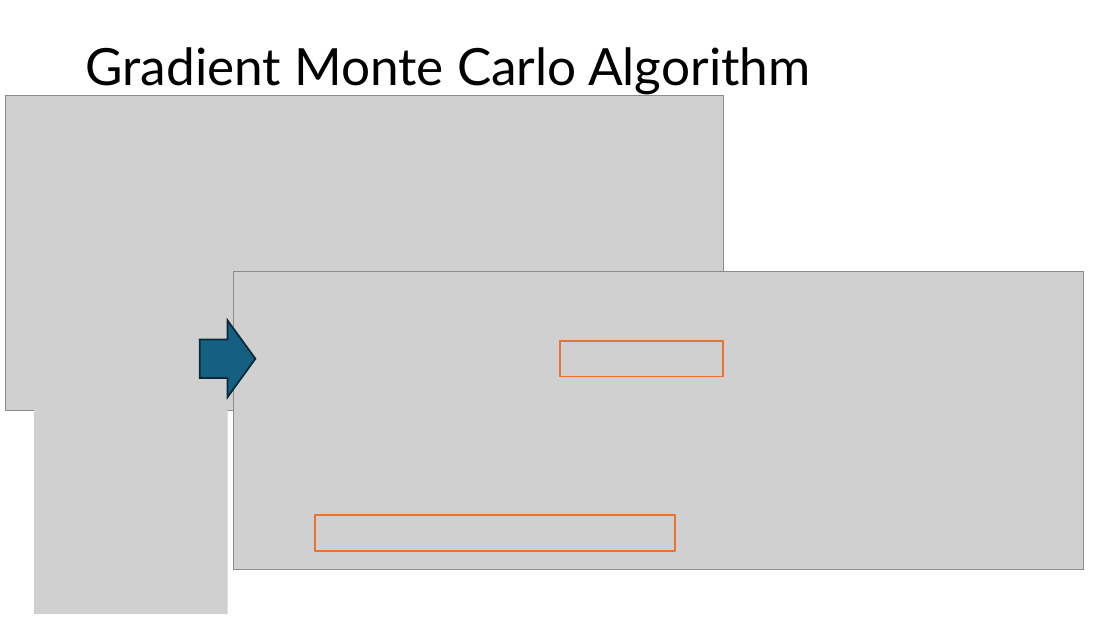
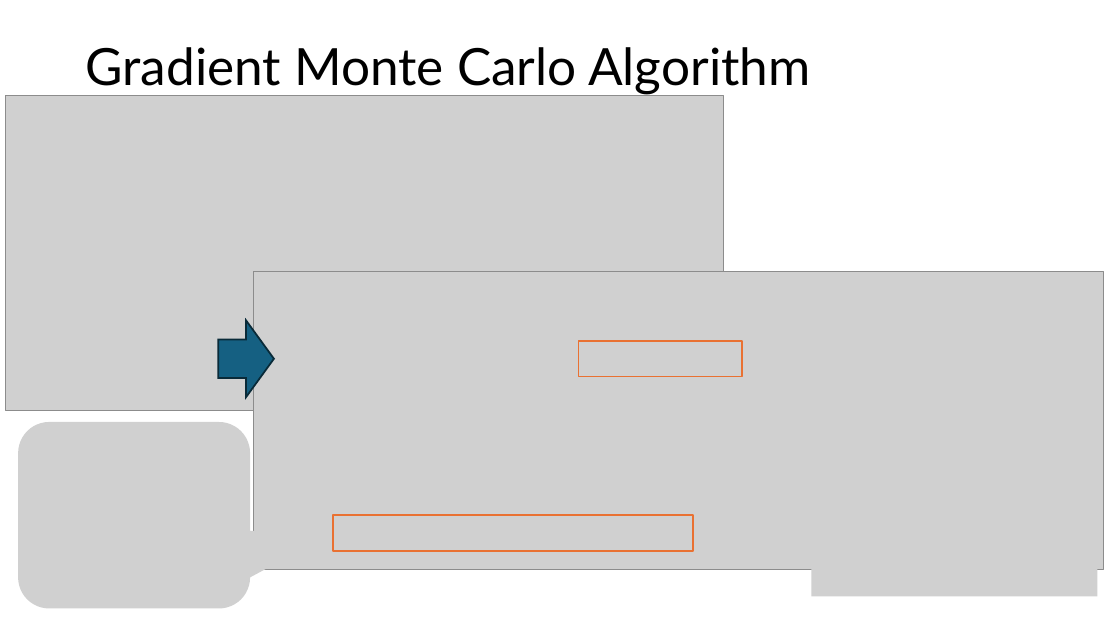
Before and after one commit to mhahsler/Introduction_to_Reinforcement_Learning, a slide deck: slide 17 of slides/Lecture_Chapter09.pptx (slide 16 before the commit). Drawn at 1120x630 pixels with LibreOffice and Linux fonts; fonts in the diff are those of the drawing; grey boxes stand for pictures. Boxes give left, top, right and bottom in pixels: in the first picture for what was removed or moved away, otherwise in the second. Text is boxed around its words. In the diff, an @@ line names an element or a change of style, - is before the commit and + after.

Commit message:
improved slides.

```diff
--- a/slides/Lecture_Chapter09.pptx
+++ b/slides/Lecture_Chapter09.pptx
@@ picture: place and size @@
-picture at box(34, 408, 228, 615)
+picture at box(18, 422, 250, 608)
@@ 2 rectangles, 1 picture, 1 right arrow: place and size @@
-2 rectangles, 1 picture, 1 right arrow at box(200, 271, 1083, 570)
+2 rectangles, 1 picture, 1 right arrow at box(218, 271, 1103, 570)
@@ picture added at box(812, 511, 1097, 597) @@
```
Also in this commit, not shown: 3 other slides changed, 1 slide added, 1 other file.
